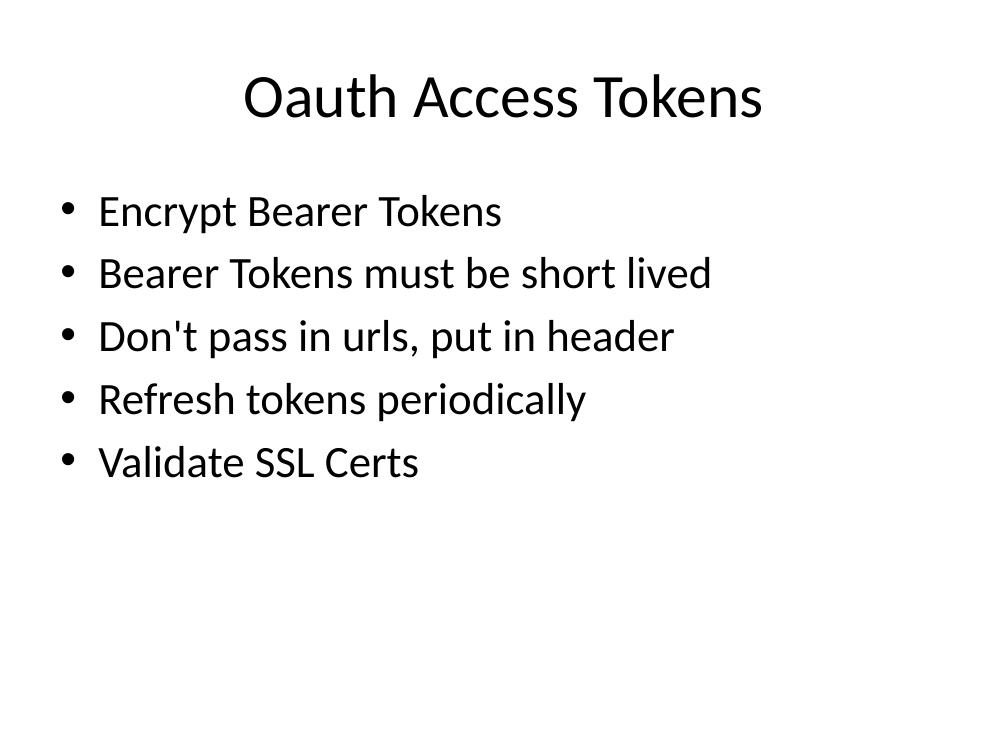
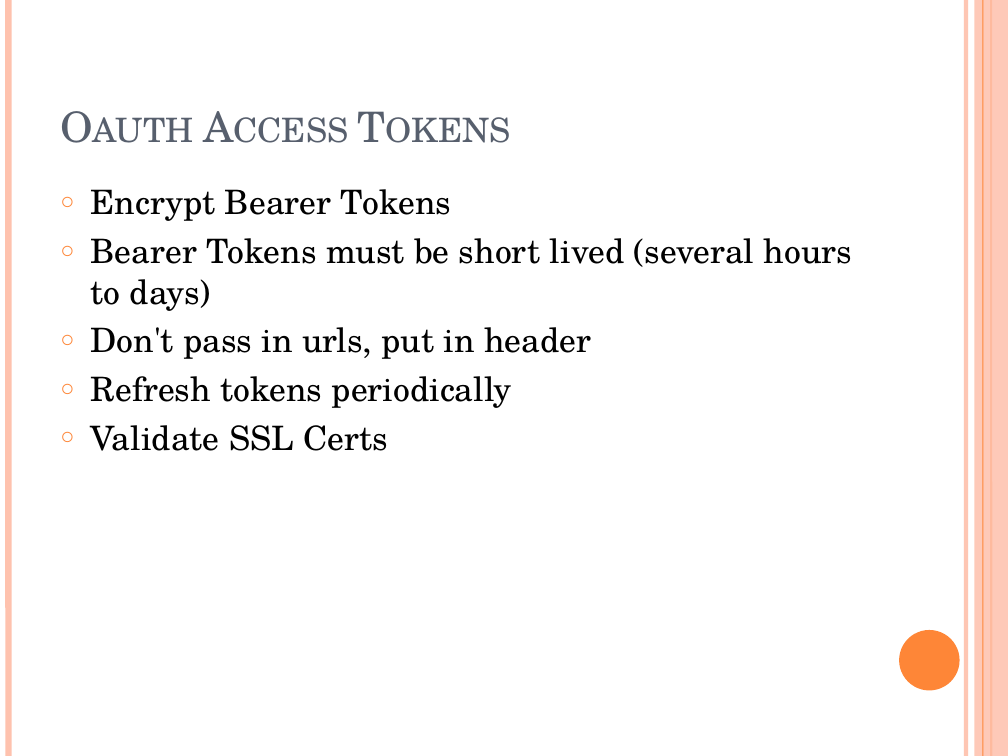
Before and after one commit to szahn/AngularWebApiOAuthDemo, a slide deck: slide 15 of AngularOAuthCodeCamp2015.pptx (slide 13 before the commit). Drawn at 1008x756 pixels with LibreOffice and Linux fonts; fonts in the diff are those of the drawing. Boxes give left, top, right and bottom in pixels: in the first picture for what was removed or moved away, otherwise in the second. Text is boxed around its words. In the diff, an @@ line names an element or a change of style, - is before the commit and + after.

```diff
--- a/AngularOAuthCodeCamp2015.pptx
+++ b/AngularOAuthCodeCamp2015.pptx
@@ line added from (8, 0) to (8, 756), #FEC3AE 4.5 pt @@
@@ line added from (966, 0) to (966, 756), #FEC3AE 3 pt @@
@@ rectangle added at (975, 0, 1008, 756), fill #FEC3AE at 87% opacity @@
@@ line added from (983, 0) to (983, 756), #FE8637 0.75 pt @@
@@ line added from (991, 0) to (991, 756), #FE8637 1.5 pt @@
@@ title "Oauth Access Tokens" at (50, 30, 874, 156): size 44 to 30 pt, font Calibri to TeX Gyre Schola, text colour #000000 to #575F6D, small capitals on; alignment centre to left; vertical alignment middle to bottom @@
@@ text at (91, 189, 591, 451): size 32 to 24 pt, font Calibri to TeX Gyre Schola in "Encrypt Bearer Tokens", "Don't pass in urls, put in header", "Refresh tokens periodically", "Validate SSL Certs"; bullet • to ○ @@
@@ text at (91, 238, 852, 311): text changed; size 32 to 24 pt; font Calibri to TeX Gyre Schola @@
-• Bearer Tokens must be short lived
+○ Bearer Tokens must be short lived (several hours to days)
@@ ellipse added at (899, 630, 960, 690), fill #FE8637 @@
```
Also in this commit, not shown: 14 other slides changed, 3 slides added, 1 other file.
